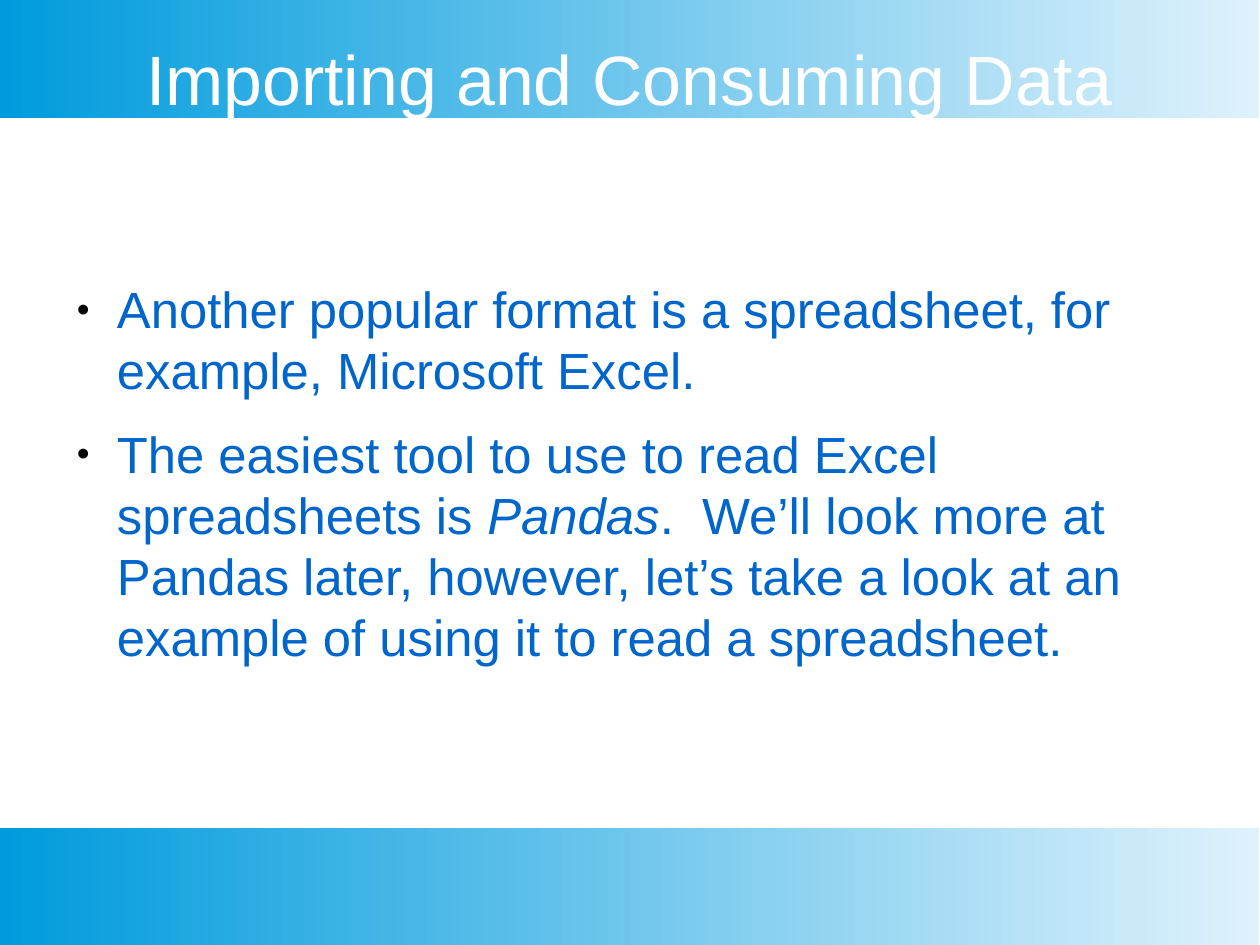
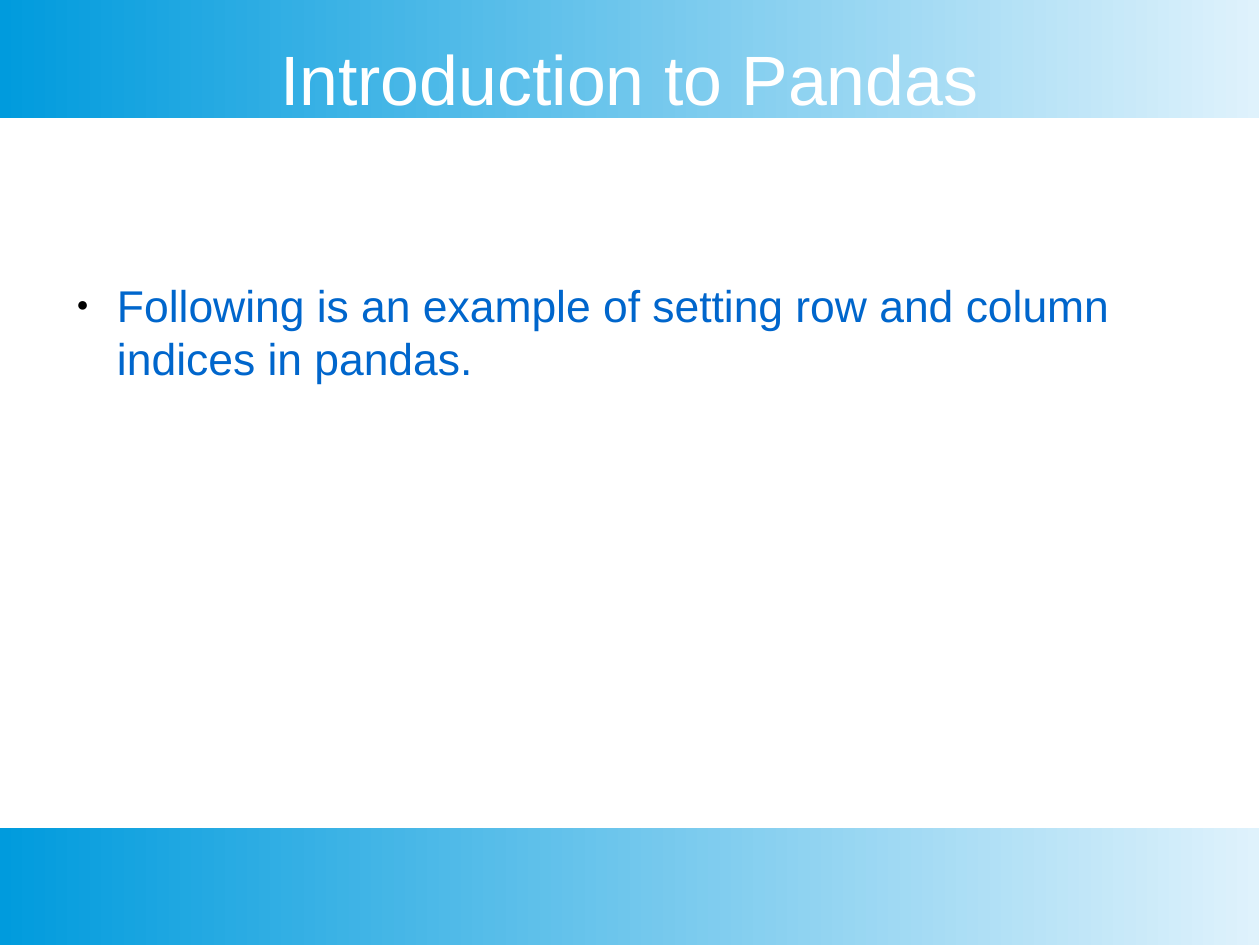
Before and after one commit to chankeypathak/CitiDataScience, a slide deck: slide 39 of marketanalyst/docs/Module 3.pptx (slide 11 before the commit). Drawn at 1260x945 pixels with LibreOffice and Linux fonts; fonts in the diff are those of the drawing. Boxes give left, top, right and bottom in pixels: in the first picture for what was removed or moved away, otherwise in the second. Text is boxed around its words. In the diff, an @@ line names an element or a change of style, - is before the commit and + after.

```diff
--- a/marketanalyst/docs/Module 3.pptx
+++ b/marketanalyst/docs/Module 3.pptx
@@ text at [280, 49, 979, 118]: text changed @@
-Importing and Consuming Data
+Introduction to Pandas
@@ text at [117, 289, 1109, 385]: text changed; size 32 to 28 pt @@
-● Another popular format is a spreadsheet, for example, Microsoft Excel.
-● The easiest tool to use to read Excel spreadsheets is Pandas. We’ll look more at Pandas later, however, let’s take a look at an example of using it to read a spreadsheet.
+● Following is an example of setting row and column indices in pandas.
```
Also in this commit, not shown: 12 other slides changed, 53 slides added, 31 slides removed, 31 other files.
